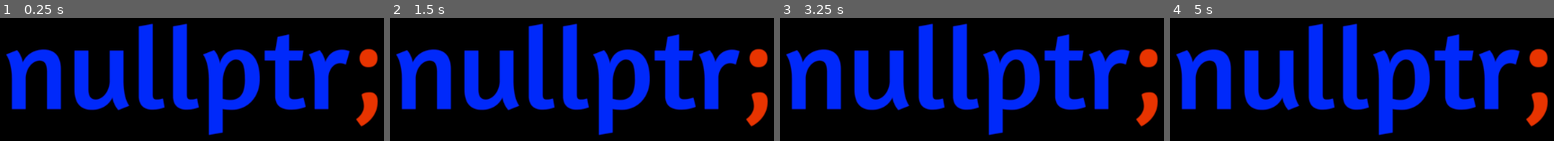
Above: before the commit, frames 1-4 (left to right).
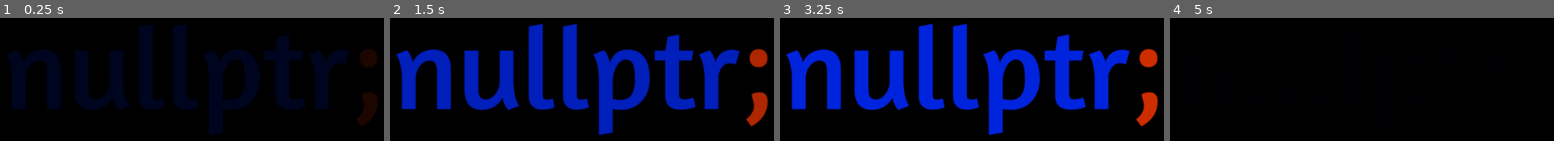
Above: after the commit, the same moments.

Repository: InfinityAX/carleton-gamejam-godot
Game: Godot game, scene res://splash/sceneMainMenu.tscn
Same seed, same stepped clock (60 frames per second), same inputs: the game is played once before the commit and once after it. The project has no main scene, so this scene is started directly.
Inputs:
- Up to frame 1 (0.25 s): no input
- Up to frame 2 (1.5 s): no input
- Up to frame 3 (3.25 s): tap Enter at 2.75 s
- Up to frame 4 (5 s): no input

The runs differ from the first frame. In frame 1, 27% of the frame differs, in the area x 1-99%, y 4-96%; in frame 2, 25%; in frame 3, 23%; in frame 4, 27%.

Commit message:
Create first draft of gameplay elements
Add scenes for the player, the map, rooms, tiles, as well as a simple tile png and a placeholder for the player character

Diff:
--- /dev/null
+++ b/iteration-1/gameplay/scenes/map.tscn
@@ -0,0 +1,10 @@
+[gd_scene load_steps=2 format=3 uid="uid://cf3r55dhiy02d"]
+
+[ext_resource type="Script" path="res://gameplay/scenes/scripts/map.gd" id="1_2ta6e"]
+
+[node name="Map" type="Node2D"]
+script = ExtResource("1_2ta6e")
+
+[node name="Generator" type="Node2D" parent="."]
+
+[node name="Rooms" type="Node" parent="."]
--- /dev/null
+++ b/iteration-1/gameplay/scenes/player.tscn
@@ -0,0 +1,15 @@
+[gd_scene load_steps=3 format=3 uid="uid://bprg3igj3ims4"]
+
+[ext_resource type="Texture2D" uid="uid://ck57guycdm0pw" path="res://sprites/witch_proto.png" id="1_6mu5i"]
+
+[sub_resource type="RectangleShape2D" id="RectangleShape2D_ymspr"]
+size = Vector2(136, 161)
+
+[node name="Player" type="CharacterBody2D"]
+
+[node name="HitBox" type="CollisionShape2D" parent="."]
+position = Vector2(-2, 1.5)
+shape = SubResource("RectangleShape2D_ymspr")
+
+[node name="Sprite" type="Sprite2D" parent="."]
+texture = ExtResource("1_6mu5i")
--- /dev/null
+++ b/iteration-1/gameplay/scenes/room.tscn
@@ -0,0 +1,8 @@
+[gd_scene load_steps=2 format=3 uid="uid://d16qyhb1qgdul"]
+
+[ext_resource type="Script" path="res://gameplay/scenes/scripts/room.gd" id="1_udr5g"]
+
+[node name="Room" type="Node2D"]
+script = ExtResource("1_udr5g")
+
+[node name="Entrance" type="Node2D" parent="."]
--- /dev/null
+++ b/iteration-1/gameplay/scenes/scripts/map.gd
@@ -0,0 +1,11 @@
+extends Node2D
+@export var room_credits = 0
+
+# Called when the node enters the scene tree for the first time.
+func _ready() -> void:
+	pass # Replace with function body.
+
+
+# Called every frame. 'delta' is the elapsed time since the previous frame.
+func _process(delta: float) -> void:
+	pass
--- /dev/null
+++ b/iteration-1/gameplay/scenes/scripts/room.gd
@@ -0,0 +1,11 @@
+extends Node2D
+
+
+# Called when the node enters the scene tree for the first time.
+func _ready() -> void:
+	pass # Replace with function body.
+
+
+# Called every frame. 'delta' is the elapsed time since the previous frame.
+func _process(delta: float) -> void:
+	pass
--- /dev/null
+++ b/iteration-1/gameplay/scenes/tile.tscn
@@ -0,0 +1,6 @@
+[gd_scene load_steps=2 format=3 uid="uid://cxq6civ5bwpev"]
+
+[ext_resource type="Texture2D" uid="uid://2hxphfr5syih" path="res://sprites/tile.png" id="1_a6syn"]
+
+[node name="Tile" type="Sprite2D"]
+texture = ExtResource("1_a6syn")
--- a/iteration-1/project.godot
+++ b/iteration-1/project.godot
@@ -11,7 +11,6 @@
 [application]
 
 config/name="Iteration 1"
-run/main_scene="res://sceneMainMenu.tscn"
 config/features=PackedStringArray("4.3", "Forward Plus")
 boot_splash/show_image=false
 boot_splash/fullsize=false
@@ -26,5 +25,7 @@
 [file_customization]
 
 folder_colors={
-"res://gameplay/": "teal"
+"res://gameplay/": "teal",
+"res://splash/": "orange",
+"res://sprites/": "pink"
 }
--- a/iteration-1/splash/sceneMainMenu.tscn
+++ b/iteration-1/splash/sceneMainMenu.tscn
@@ -1,8 +1,8 @@
 [gd_scene load_steps=4 format=3 uid="uid://dhtu5xa133m8o"]
 
-[ext_resource type="Texture2D" uid="uid://d7aonniaiqj" path="res://spriteNullptrLogo.png" id="1_g3bfp"]
-[ext_resource type="Texture2D" uid="uid://5buo1lpyh8ul" path="res://spriteBackgroundBlack.png" id="1_yt64a"]
-[ext_resource type="Script" path="res://nullptr_logo.gd" id="3_cykhu"]
+[ext_resource type="Texture2D" uid="uid://d7aonniaiqj" path="res://splash/spriteNullptrLogo.png" id="1_g3bfp"]
+[ext_resource type="Texture2D" uid="uid://5buo1lpyh8ul" path="res://splash/spriteBackgroundBlack.png" id="1_yt64a"]
+[ext_resource type="Script" path="res://splash/nullptr_logo.gd" id="3_lbg7c"]
 
 [node name="Control" type="Control"]
 layout_mode = 3
@@ -21,4 +21,4 @@
 z_index = 1
 position = Vector2(540, 360)
 texture = ExtResource("1_g3bfp")
-script = ExtResource("3_cykhu")
+script = ExtResource("3_lbg7c")
Binary file added: iteration-1/sprites/tile.png
Not shown, added: iteration-1/sprites/tile.png.import
Binary file added: iteration-1/sprites/witch_proto.png
Not shown, added: iteration-1/sprites/witch_proto.png.import
